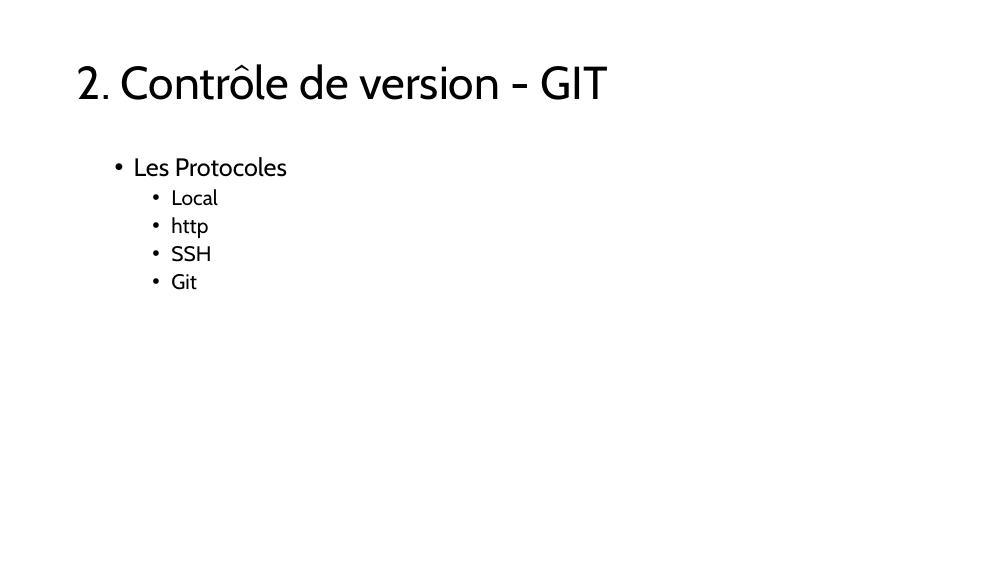
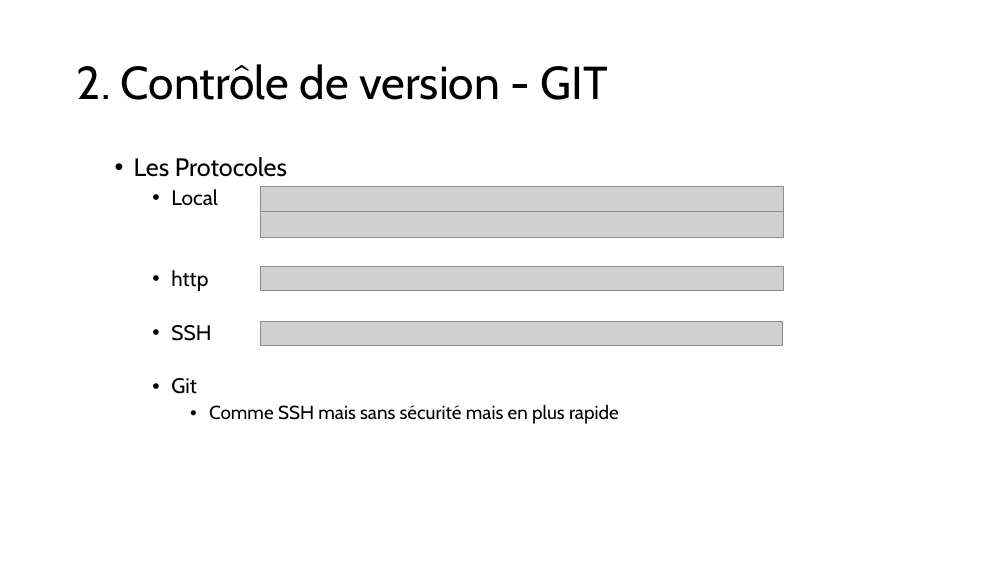
Before and after one commit to LJKhnor/Chapitre-4, a slide deck: slide 46 of Chapitre 4.pptx. Drawn at 1008x567 pixels with LibreOffice and Linux fonts; fonts in the diff are those of the drawing; grey boxes stand for pictures. Boxes give left, top, right and bottom in pixels: in the first picture for what was removed or moved away, otherwise in the second. Text is boxed around its words. In the diff, an @@ line names an element or a change of style, - is before the commit and + after.

Commit message:
fin du pwp

```diff
--- a/Chapitre 4.pptx
+++ b/Chapitre 4.pptx
@@ picture added at <box>260,187,783,211</box> @@
@@ picture added at <box>260,211,783,237</box> @@
@@ picture added at <box>260,266,783,290</box> @@
@@ picture added at <box>260,321,783,346</box> @@
@@ text at <box>209,404,619,424</box>: paragraph added @@
+      • Comme SSH mais sans sécurité mais en plus rapide
```
Also in this commit, not shown: 1 other slide changed.
